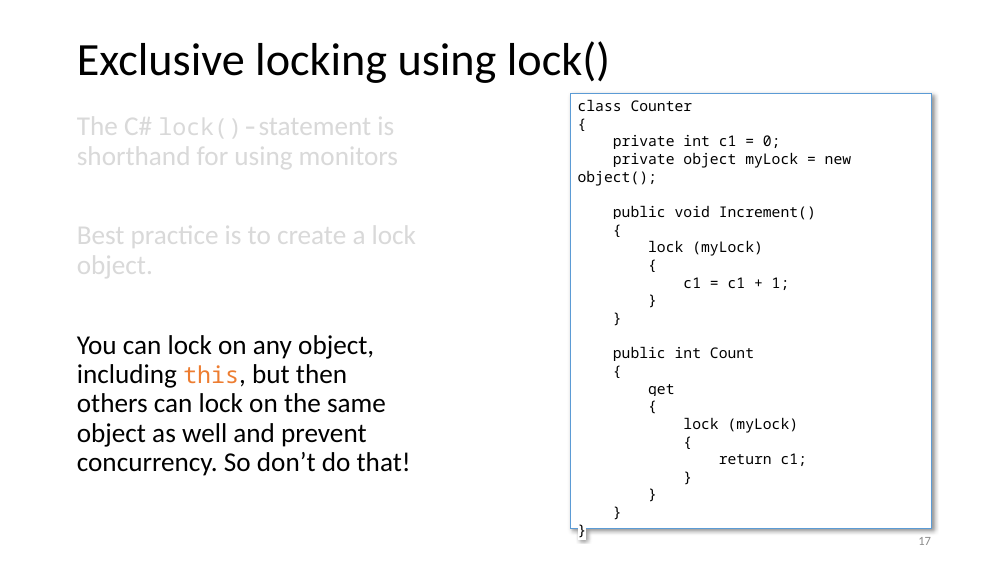
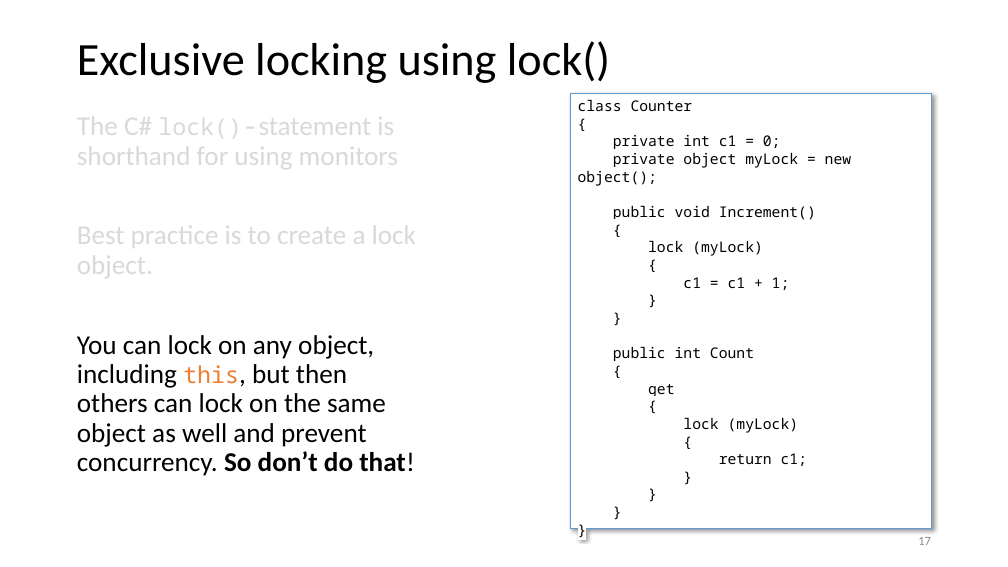
Before and after one commit to codesmurf/st3its3_teaching, a slide deck: slide 17 of 05 Thread Synchronization 1/Thread Synchronization.pptx. Drawn at 1008x567 pixels with LibreOffice and Linux fonts; fonts in the diff are those of the drawing. Boxes give left, top, right and bottom in pixels: in the first picture for what was removed or moved away, otherwise in the second. Text is boxed around its words. In the diff, an @@ line names an element or a change of style, - is before the commit and + after.

```diff
--- a/05 Thread Synchronization 1/Thread Synchronization.pptx
+++ b/05 Thread Synchronization 1/Thread Synchronization.pptx
@@ text at (x1=77, y1=335, x2=415, y2=476): bold on in "So don’t do that!" @@
```
Also in this commit, not shown: 1 other slide changed, 4 other files.
